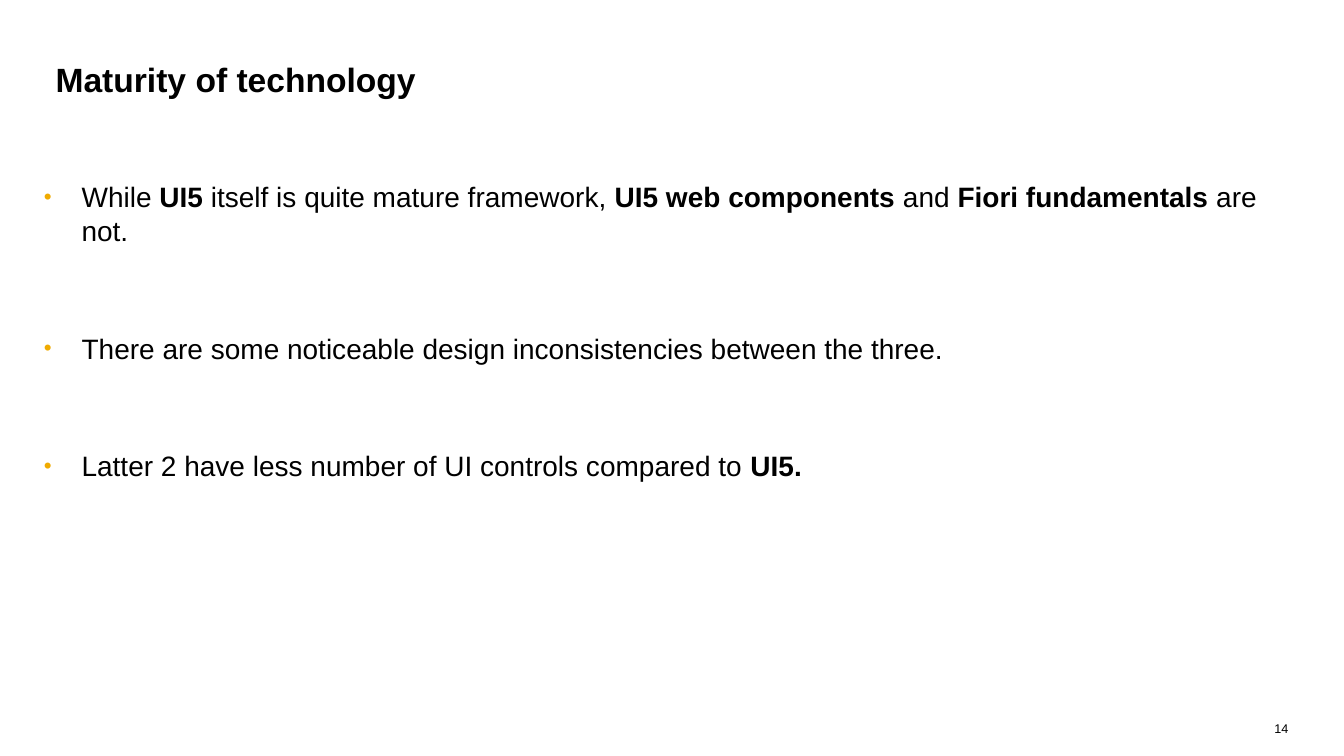
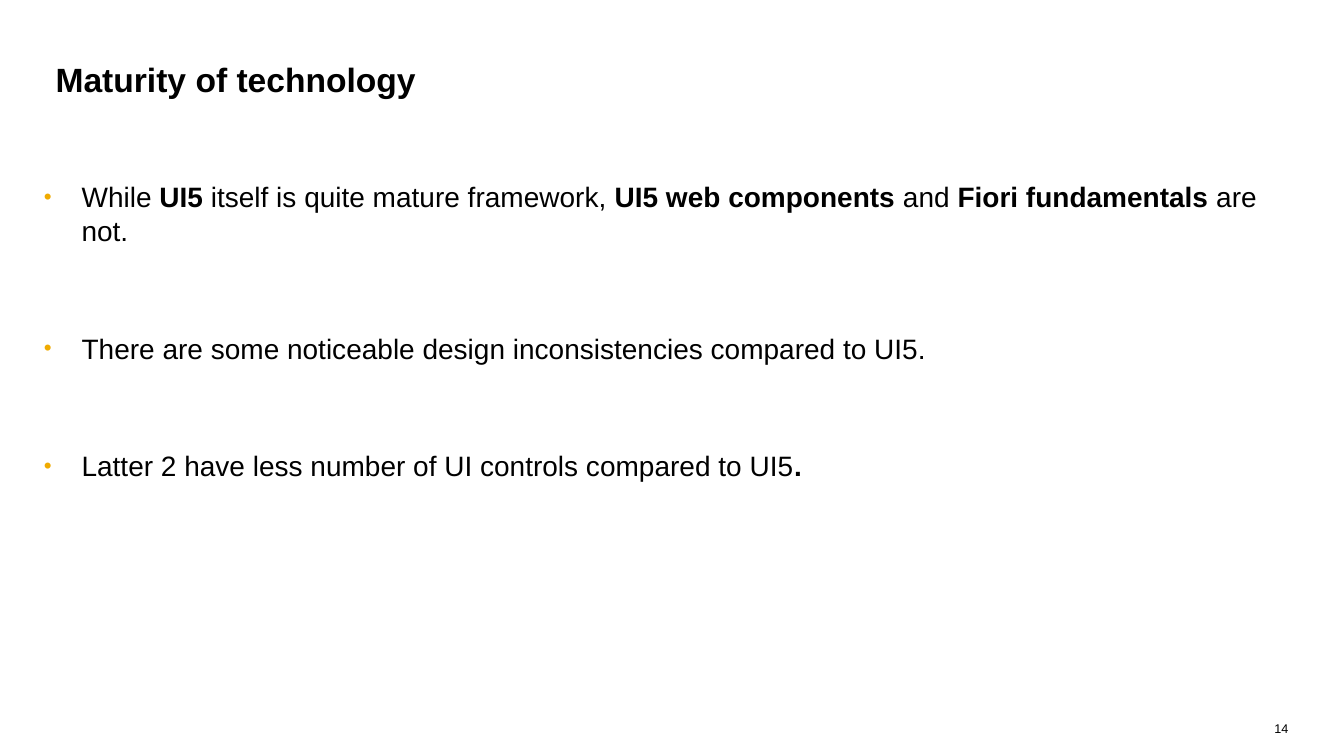
Before and after one commit to rishabh62/UI5con, a slide deck: slide 14 of UI5con.pptx. Drawn at 1344x756 pixels with LibreOffice and Linux fonts; fonts in the diff are those of the drawing. Boxes give left, top, right and bottom in pixels: in the first picture for what was removed or moved away, otherwise in the second. Text is boxed around its words. In the diff, an @@ line names an element or a change of style, - is before the commit and + after.

Commit message:
updated ppt

```diff
--- a/UI5con.pptx
+++ b/UI5con.pptx
@@ text at (x1=82, y1=338, x2=925, y2=364): text changed @@
-• There are some noticeable design inconsistencies between the three.
+• There are some noticeable design inconsistencies compared to UI5.
@@ text at (x1=82, y1=455, x2=802, y2=481): bold off in "UI5." @@
```
Also in this commit, not shown: 2 other slides changed.
